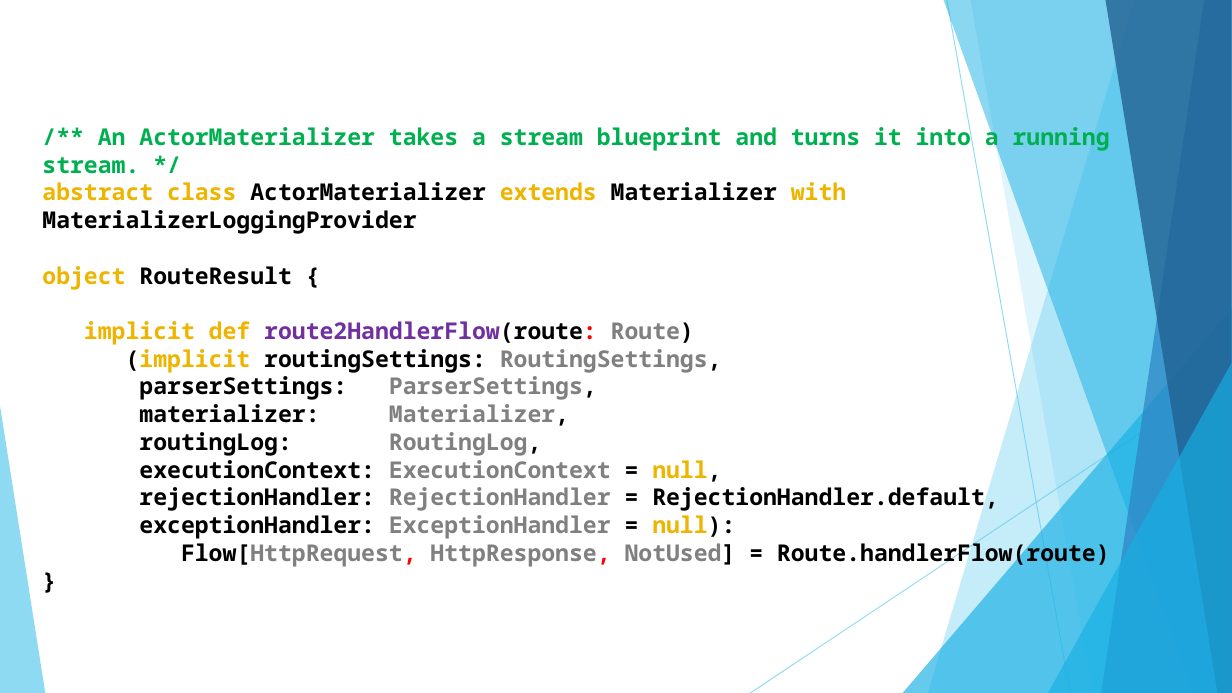
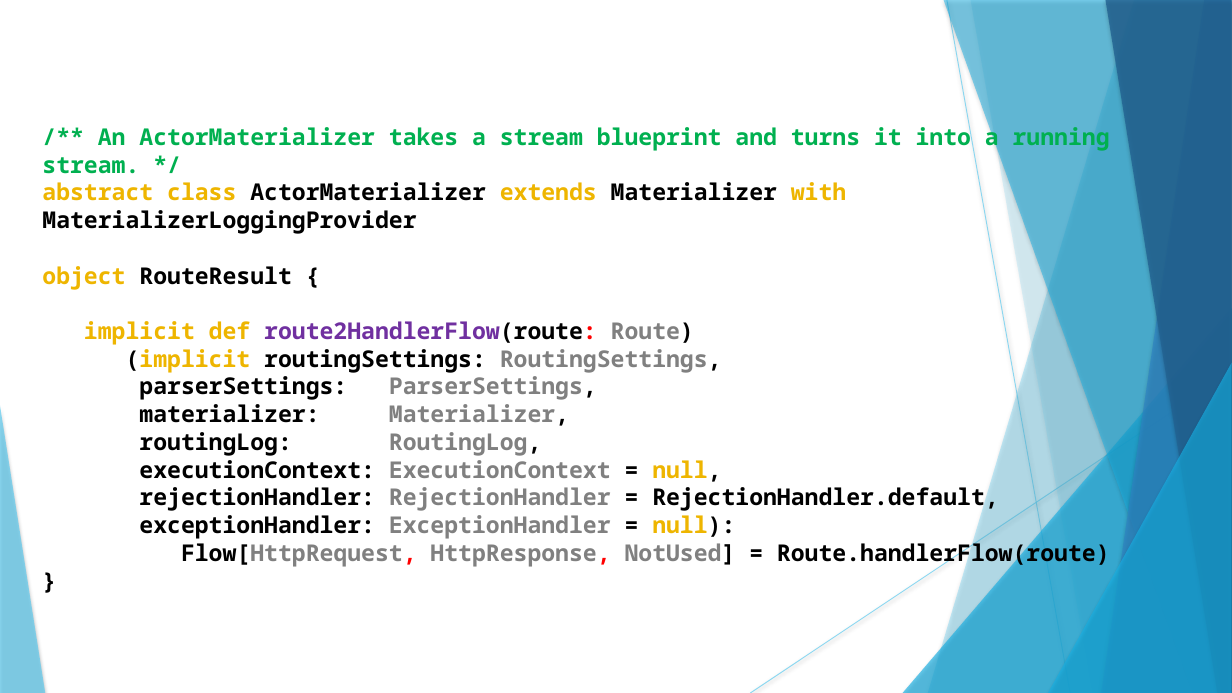
Before and after one commit to gmax-ws/akka-hhtp-microservice, a slide deck: slide 7 of presentation/reactive-microservice.pptx. Drawn at 1232x693 pixels with LibreOffice and Linux fonts; fonts in the diff are those of the drawing. Boxes give left, top, right and bottom in pixels: in the first picture for what was removed or moved away, otherwise in the second. Text is boxed around its words. In the diff, an @@ line names an element or a change of style, - is before the commit and + after.

```diff
--- a/presentation/reactive-microservice.pptx
+++ b/presentation/reactive-microservice.pptx
@@ line (947, 0) - (1070, 693): stroke #5FCBEF 0.75 pt to #5FCBEF 0.74 pt @@
@@ freeform shape at box(970, 0, 1232, 693): shadow on; outline redrawn @@
@@ line (1232, 372) - (750, 693): stroke #5FCBEF 0.75 pt to #5FCBEF 0.74 pt @@
@@ shadow on in 7 elements at box(928, 0, 1232, 693), box(903, 308, 1232, 693), box(944, 0, 1232, 693), box(1102, 0, 1232, 693), box(1105, 0, 1232, 693), box(1048, 363, 1232, 693), box(0, 406, 45, 693) @@
```
Also in this commit, not shown: 21 other slides changed, 4 other files.
